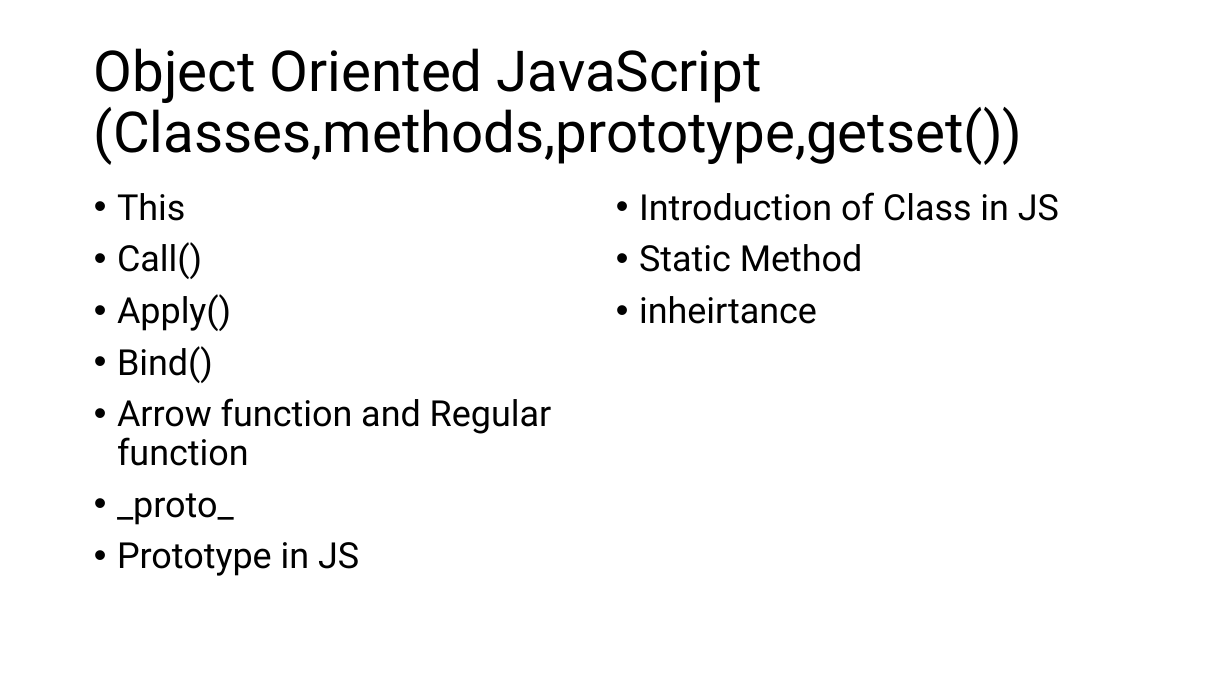
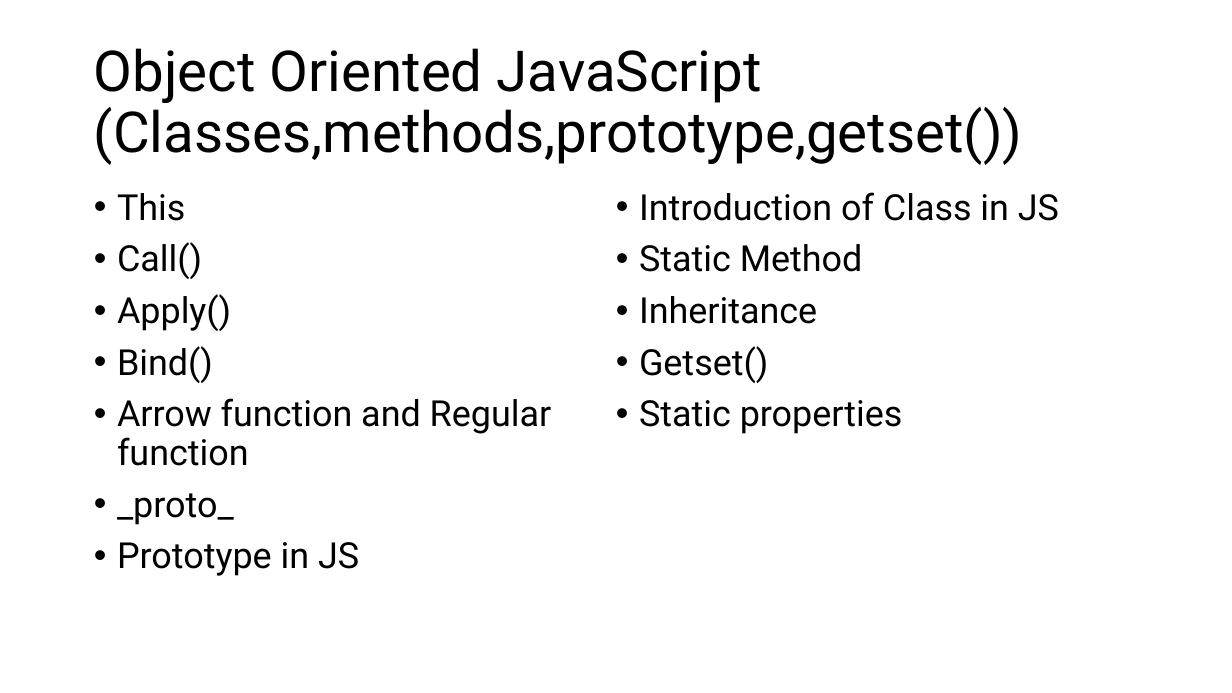
Before and after one commit to PiyushChaturvedii/Batch06, a slide deck: slide 7 of JS/JavaScript.pptx. Drawn at 1232x693 pixels with LibreOffice and Linux fonts; fonts in the diff are those of the drawing. Boxes give left, top, right and bottom in pixels: in the first picture for what was removed or moved away, otherwise in the second. Text is boxed around its words. In the diff, an @@ line names an element or a change of style, - is before the commit and + after.

```diff
--- a/JS/JavaScript.pptx
+++ b/JS/JavaScript.pptx
@@ text at bbox=[639, 296, 903, 434]: text changed @@
-• inheirtance
+• Inheritance
+• Getset()
+• Static properties
```
Also in this commit, not shown: 2 slides added, 11 other files.
